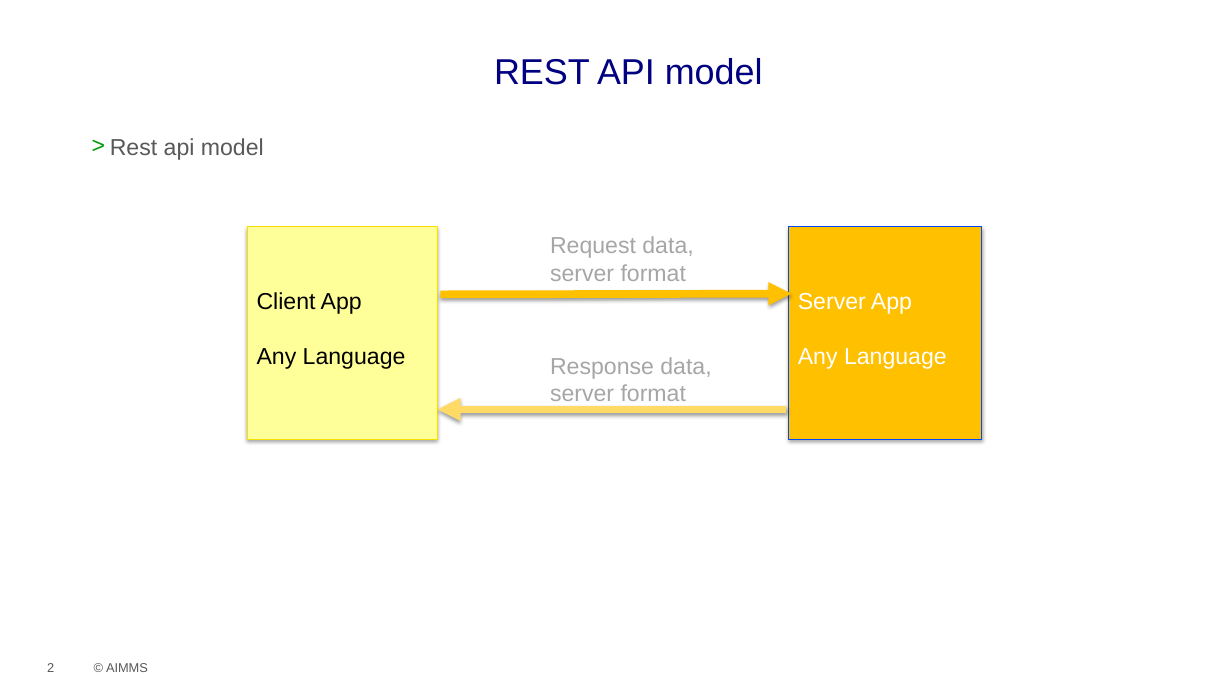
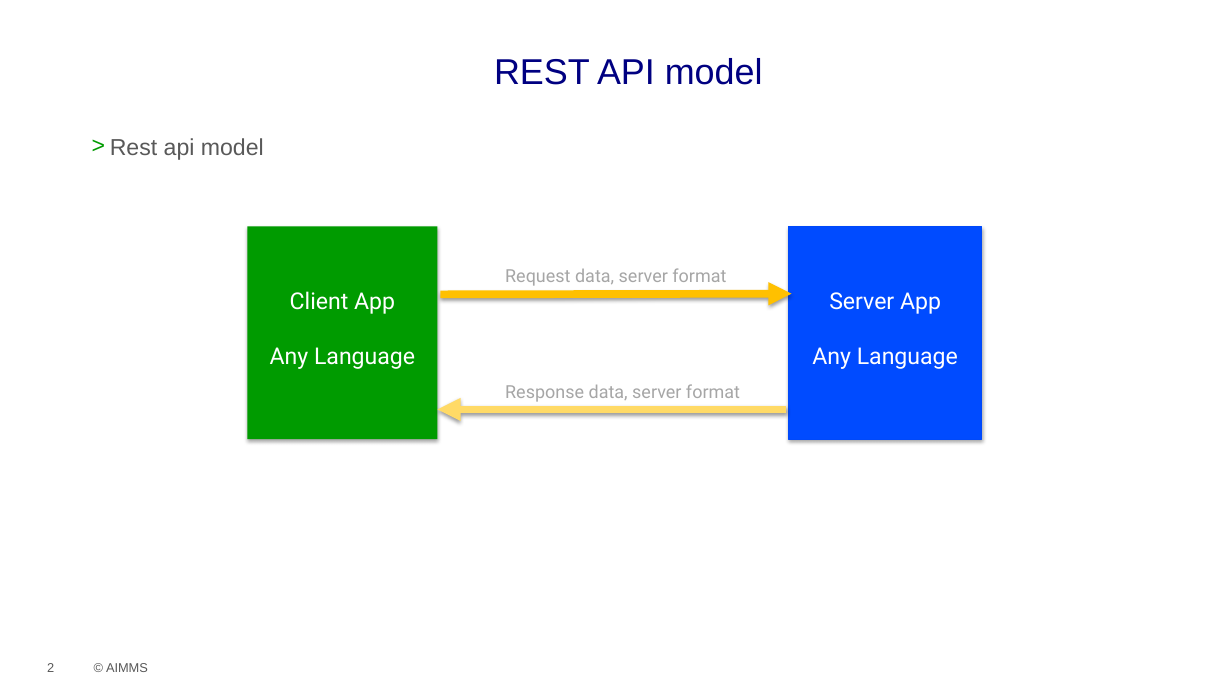
Before and after one commit to aimms/how-to, a slide deck: slide 2 of Articles/561/images/REST API.pptx. Drawn at 1232x693 pixels with LibreOffice and Linux fonts; fonts in the diff are those of the drawing; background and template pictures are left out. Boxes give left, top, right and bottom in pixels: in the first picture for what was removed or moved away, otherwise in the second. Text is boxed around its words. In the diff, an @@ line names an element or a change of style, - is before the commit and + after.

```diff
--- a/Articles/561/images/REST API.pptx
+++ b/Articles/561/images/REST API.pptx
@@ rectangle "Client App" at (x1=248, y1=226, x2=438, y2=439): font Arial to Roboto, text colour #000000 to #FFFFFF; alignment left to centre; fill #FFFF99 to #009B00; outline #F9E100 0.75 pt to none @@
@@ rectangle "Server App" at (x1=789, y1=226, x2=982, y2=439): font Arial to Roboto; alignment left to centre; fill #FFC000 to #004BFF @@
@@ text "Request data, server format" at (x1=505, y1=268, x2=726, y2=286): size 18 to 14 pt, font Arial to Roboto @@
@@ text "Request data, server format" moved from (x1=550, y1=236, x2=693, y2=281) to (x1=505, y1=268, x2=726, y2=286) @@
@@ text "Response data, server format" moved from (x1=550, y1=357, x2=711, y2=407) to (x1=505, y1=384, x2=740, y2=402) @@
@@ text "Response data, server format" at (x1=505, y1=384, x2=740, y2=402): size 18 to 14 pt, font Arial to Roboto @@
```
Also in this commit, not shown: 2 other slides changed, 7 other files.
